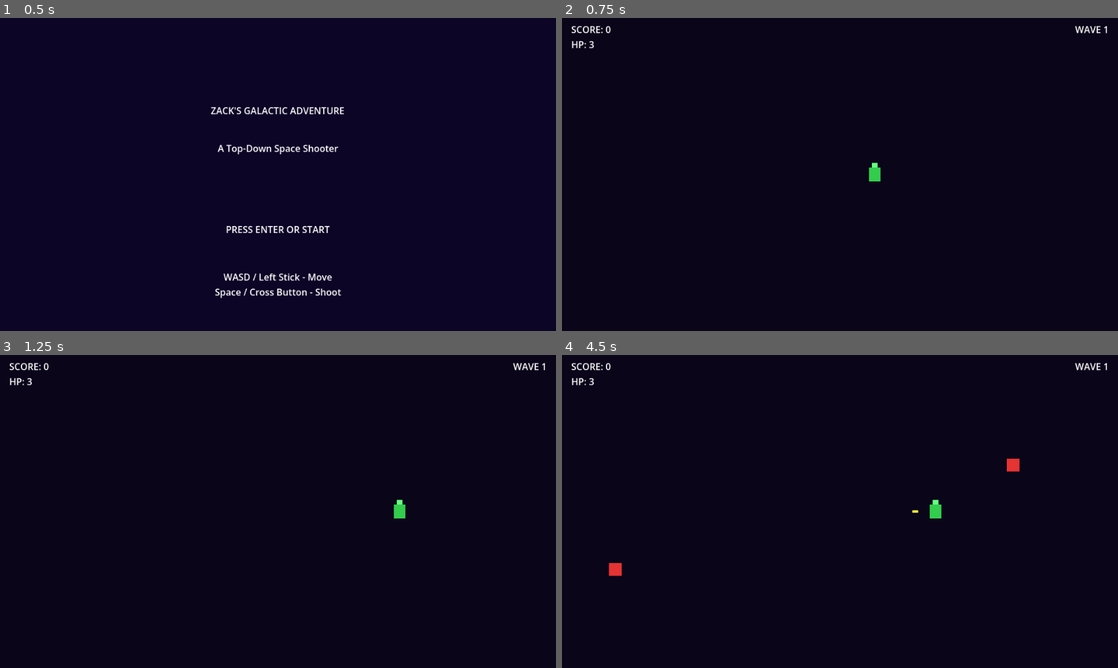
Above: before the commit, frames 1-4 (two rows, left to right).
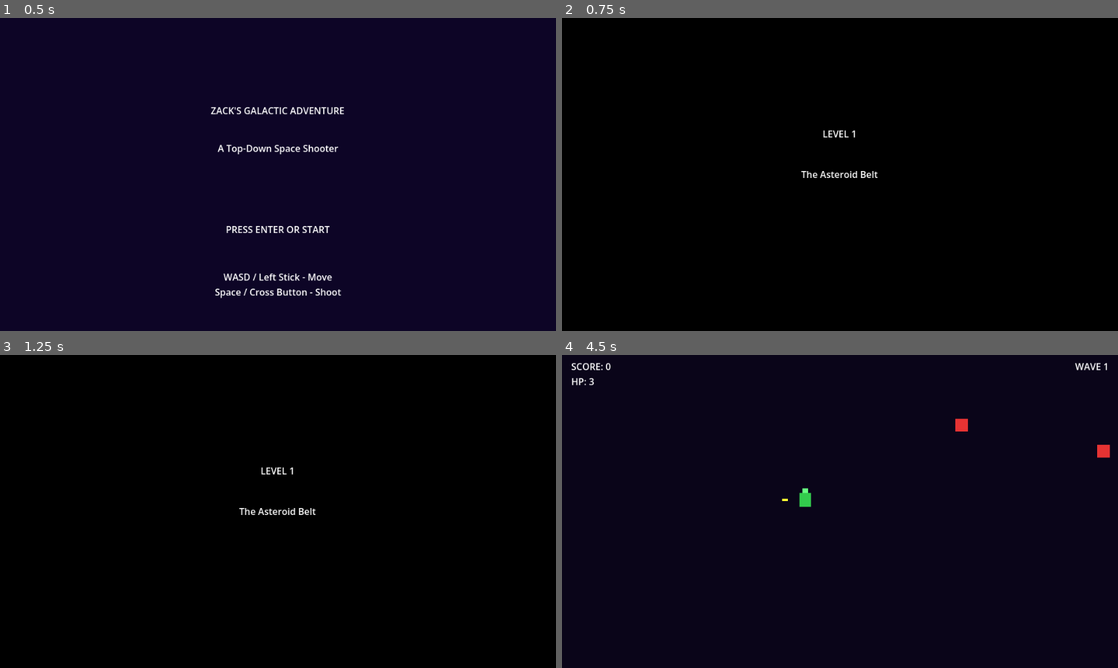
Above: after the commit, the same moments.

Repository: dhalarewich/zack
Game: Godot game, scene res://scenes/main.tscn
The game is run twice, just before and just after one commit, with the same random seed, the same clock (stepped at 60 frames per second) and the same inputs. Sound files missing from this copy of the repository are replaced by a short silence.
Inputs:
- Up to frame 1 (0.5 s): no input
- Up to frame 2 (0.75 s): tap Enter (accept) at 0.5 s; hold D (move_right) from 0.53 s (still down); hold Enter (accept) from 0.53 s (still down)
- Up to frame 3 (1.25 s): keep holding D (move_right); keep holding Enter (accept)
- Up to frame 4 (4.5 s): release D (move_right) at 1.28 s; release Enter (accept) at 1.28 s; hold S (move_down) 1.28-2.03 s; tap Space (shoot) at 1.35, 2.85, 4.35 s; hold D (move_right) 2.03-2.78 s; hold Enter (accept) 2.03-2.78 s; hold W (move_up) 2.78-3.53 s; hold Enter (accept) 3.53-4.28 s; hold A (move_left) from 3.53 s (still down)

Frame 1 is identical in both runs. In frame 2, 100% of the frame differs, in the area x 0-100%, y 0-100%; in frame 3, 100%; in frame 4, 0.6%.

Commit message:
Integrate multi-level flow into game loop
Main scene now manages: Title -> Level Intro -> Gameplay -> Boss ->
(Next Level or Victory or Game Over). Creates GameState once per game,
passes it through all screens.

Changes:
- main.gd: added LEVEL_INTRO and VICTORY screen states, level progression
- gameplay.gd: level-aware waves with per-level bonuses, boss spawning after
  final wave, dynamic music loading from LevelData, level_cleared signal
- game_state.gd: tracks current_level, advance_level(), get_level_data(),
  is_final_level(), level_completed signal
- hud.gd: added set_wave_text() for boss display
- game_over.gd/tscn: added show_victory() for win screen, unique node names
- Tests: 4 new level-related tests in test_game_state.gd,
  new test_level_registry.gd with 5 tests

https://claude.ai/code/session_01ESytYhWtti6HaUcXUc6Dyt

Diff:
--- a/game/scenes/game_over.tscn
+++ b/game/scenes/game_over.tscn
@@ -21,6 +21,7 @@
 color = Color(0.15, 0.02, 0.02, 1)
 
 [node name="GameOverLabel" type="Label" parent="."]
+unique_name_in_owner = true
 layout_mode = 1
 anchors_preset = 5
 anchor_left = 0.5
@@ -48,6 +49,7 @@
 text = "SCORE: 0"
 
 [node name="RetryLabel" type="Label" parent="."]
+unique_name_in_owner = true
 layout_mode = 1
 anchors_preset = 5
 anchor_left = 0.5
--- a/game/scripts/game_over.gd
+++ b/game/scripts/game_over.gd
@@ -6,11 +6,23 @@
 var _input_cooldown: float = 0.5
 
 @onready var _score_label: Label = %FinalScoreLabel
+@onready var _title_label: Label = %GameOverLabel
+@onready var _retry_label: Label = %RetryLabel
 
 
 func show_score(final_score: int) -> void:
 	if _score_label:
 		_score_label.text = "SCORE: " + str(final_score)
+	_input_cooldown = 0.5
+
+
+func show_victory(final_score: int) -> void:
+	if _title_label:
+		_title_label.text = "YOU WIN!"
+	if _score_label:
+		_score_label.text = "FINAL SCORE: " + str(final_score)
+	if _retry_label:
+		_retry_label.text = "PRESS ENTER TO PLAY AGAIN"
 	_input_cooldown = 0.5
 
 
--- a/game/scripts/game_state.gd
+++ b/game/scripts/game_state.gd
@@ -6,6 +6,7 @@
 signal score_changed(new_score: int)
 signal hp_changed(new_hp: int)
 signal player_died
+signal level_completed(level_number: int)
 
 const MAX_HP: int = 3
 const SCORE_PER_KILL: int = 100
@@ -13,6 +14,7 @@
 var score: int = 0
 var hp: int = MAX_HP
 var current_wave: int = 1
+var current_level: int = 1
 
 
 func add_score(amount: int = SCORE_PER_KILL) -> void:
@@ -35,7 +37,22 @@
 	current_wave += 1
 
 
+func advance_level() -> void:
+	level_completed.emit(current_level)
+	current_level += 1
+	current_wave = 1
+
+
+func is_final_level() -> bool:
+	return current_level >= LevelRegistry.get_level_count()
+
+
+func get_level_data() -> LevelData:
+	return LevelRegistry.get_level(current_level)
+
+
 func reset() -> void:
 	score = 0
 	hp = MAX_HP
 	current_wave = 1
+	current_level = 1
--- a/game/scripts/gameplay.gd
+++ b/game/scripts/gameplay.gd
@@ -1,15 +1,21 @@
 extends Node2D
 ## Main gameplay scene: manages player, enemies, bullets, and waves.
+## Supports multi-level progression: waves -> boss -> level complete.
 
 signal game_over
+signal level_cleared
 
 const BulletScene: PackedScene = preload("res://scenes/bullet.tscn")
 const EnemyScene: PackedScene = preload("res://scenes/enemy.tscn")
+const BossScene: PackedScene = preload("res://scenes/boss.tscn")
 
 var _game_state: GameState
+var _level_data: LevelData
 var _rng := RandomNumberGenerator.new()
 var _enemies_to_spawn: int = 0
 var _enemies_spawned_this_wave: int = 0
+var _boss_active: bool = false
+var _music_player: AudioStreamPlayer
 
 @onready var _player: CharacterBody2D = $Player
 @onready var _bullet_container: Node2D = $Bullets
@@ -17,32 +23,69 @@
 @onready var _spawn_timer: Timer = $SpawnTimer
 @onready var _wave_delay_timer: Timer = $WaveDelayTimer
 @onready var _hud: CanvasLayer = $HUD
+@onready var _background: ColorRect = $Background
 
 
 func setup(game_state: GameState) -> void:
 	_game_state = game_state
 	_game_state.player_died.connect(_on_player_died)
+	_level_data = _game_state.get_level_data()
 
 
 func _ready() -> void:
 	_rng.randomize()
 	if _game_state:
 		_hud.setup(_game_state)
+	if _level_data and _background:
+		_background.color = _level_data.background_color
 	_player.shoot_requested.connect(_on_player_shoot)
 	_player.player_hit.connect(_on_player_hit)
 	_spawn_timer.timeout.connect(_on_spawn_timer_timeout)
 	_wave_delay_timer.timeout.connect(_on_wave_delay_timeout)
 	_player.global_position = get_viewport_rect().size / 2.0
+	_start_music()
 	_start_wave()
+
+
+func _start_music() -> void:
+	if not _level_data or _level_data.music_path.is_empty():
+		return
+	if not ResourceLoader.exists(_level_data.music_path):
+		return
+	_music_player = AudioStreamPlayer.new()
+	_music_player.stream = load(_level_data.music_path)
+	_music_player.volume_db = -10.0
+	_music_player.autoplay = true
+	add_child(_music_player)
+	_music_player.finished.connect(_music_player.play)
 
 
 func _start_wave() -> void:
 	var wave: int = _game_state.current_wave if _game_state else 1
-	_enemies_to_spawn = WaveManager.get_enemy_count(wave)
+	var max_waves: int = _level_data.wave_count if _level_data else 5
+	if wave > max_waves:
+		_start_boss()
+		return
+	var bonus: int = _level_data.enemy_count_bonus if _level_data else 0
+	_enemies_to_spawn = WaveManager.get_enemy_count(wave) + bonus
 	_enemies_spawned_this_wave = 0
 	_spawn_timer.wait_time = WaveManager.get_spawn_delay(wave)
 	_spawn_timer.start()
 	_hud.set_wave(wave)
+
+
+func _start_boss() -> void:
+	if not _level_data or not _level_data.has_boss:
+		_on_level_cleared()
+		return
+	_boss_active = true
+	_hud.set_wave_text("BOSS!")
+	var arena_size: Vector2 = get_viewport_rect().size
+	var boss: CharacterBody2D = BossScene.instantiate()
+	boss.global_position = Vector2(arena_size.x / 2.0, 60.0)
+	boss.setup(_player, _level_data.boss_speed, _level_data.boss_hp)
+	boss.boss_destroyed.connect(_on_boss_destroyed)
+	_enemy_container.add_child(boss)
 
 
 func _on_spawn_timer_timeout() -> void:
@@ -58,10 +101,11 @@
 func _spawn_enemy() -> void:
 	var arena_size: Vector2 = get_viewport_rect().size
 	var wave: int = _game_state.current_wave if _game_state else 1
+	var speed_bonus: float = _level_data.enemy_speed_bonus if _level_data else 0.0
 	var pos: Vector2 = EnemySpawner.get_spawn_position(arena_size, _rng, _player.global_position)
 	var enemy: CharacterBody2D = EnemyScene.instantiate()
 	enemy.global_position = pos
-	enemy.setup(_player, WaveManager.get_enemy_speed(wave))
+	enemy.setup(_player, WaveManager.get_enemy_speed(wave) + speed_bonus)
 	enemy.enemy_destroyed.connect(_on_enemy_destroyed)
 	_enemy_container.add_child(enemy)
 
@@ -83,7 +127,22 @@
 	_check_wave_complete()
 
 
+func _on_boss_destroyed(points: int) -> void:
+	_boss_active = false
+	if _game_state:
+		_game_state.add_score(points)
+	_on_level_cleared()
+
+
+func _on_level_cleared() -> void:
+	if _music_player:
+		_music_player.stop()
+	level_cleared.emit()
+
+
 func _check_wave_complete() -> void:
+	if _boss_active:
+		return
 	if _enemy_container.get_child_count() <= 0 and _enemies_spawned_this_wave >= _enemies_to_spawn:
 		if _game_state:
 			_game_state.advance_wave()
@@ -95,4 +154,6 @@
 
 
 func _on_player_died() -> void:
+	if _music_player:
+		_music_player.stop()
 	game_over.emit()
--- a/game/scripts/hud.gd
+++ b/game/scripts/hud.gd
@@ -20,6 +20,11 @@
 		_wave_label.text = "WAVE " + str(wave)
 
 
+func set_wave_text(text: String) -> void:
+	if _wave_label:
+		_wave_label.text = text
+
+
 func _update_all() -> void:
 	if _game_state:
 		_on_score_changed(_game_state.score)
--- a/game/scripts/main.gd
+++ b/game/scripts/main.gd
@@ -1,10 +1,12 @@
 extends Node
-## Root scene: manages screen transitions (Title -> Playing -> GameOver).
+## Root scene: manages screen transitions with multi-level support.
+## Flow: Title -> Level Intro -> Gameplay -> (Level Clear -> Next Intro... or Game Over)
 ## Creates GameState and passes it to child scenes — no autoloads.
 
-enum Screen { TITLE, PLAYING, GAME_OVER }
+enum Screen { TITLE, LEVEL_INTRO, PLAYING, GAME_OVER, VICTORY }
 
 const TitleScene: PackedScene = preload("res://scenes/title_screen.tscn")
+const LevelIntroScene: PackedScene = preload("res://scenes/level_intro.tscn")
 const GameplayScene: PackedScene = preload("res://scenes/gameplay.tscn")
 const GameOverScene: PackedScene = preload("res://scenes/game_over.tscn")
 
@@ -21,18 +23,50 @@
 	_clear_current_scene()
 	_current_screen = Screen.TITLE
 	var title: Control = TitleScene.instantiate()
-	title.start_game.connect(_start_game)
+	title.start_game.connect(_start_new_game)
 	_set_scene(title)
 
 
-func _start_game() -> void:
+func _start_new_game() -> void:
+	_game_state = GameState.new()
+	_show_level_intro()
+
+
+func _show_level_intro() -> void:
+	_clear_current_scene()
+	_current_screen = Screen.LEVEL_INTRO
+	var intro: Control = LevelIntroScene.instantiate()
+	intro.setup(_game_state.get_level_data())
+	intro.intro_finished.connect(_start_level)
+	_set_scene(intro)
+
+
+func _start_level() -> void:
 	_clear_current_scene()
 	_current_screen = Screen.PLAYING
-	_game_state = GameState.new()
 	var gameplay: Node2D = GameplayScene.instantiate()
 	gameplay.setup(_game_state)
 	gameplay.game_over.connect(_show_game_over)
+	gameplay.level_cleared.connect(_on_level_cleared)
 	_set_scene(gameplay)
+
+
+func _on_level_cleared() -> void:
+	if _game_state.is_final_level():
+		_show_victory()
+	else:
+		_game_state.advance_level()
+		_show_level_intro()
+
+
+func _show_victory() -> void:
+	_clear_current_scene()
+	_current_screen = Screen.VICTORY
+	# Reuse GameOver scene but with victory messaging.
+	var victory_screen: Control = GameOverScene.instantiate()
+	victory_screen.show_victory(_game_state.score)
+	victory_screen.retry_game.connect(_start_new_game)
+	_set_scene(victory_screen)
 
 
 func _show_game_over() -> void:
@@ -40,7 +74,7 @@
 	_current_screen = Screen.GAME_OVER
 	var game_over_screen: Control = GameOverScene.instantiate()
 	game_over_screen.show_score(_game_state.score)
-	game_over_screen.retry_game.connect(_start_game)
+	game_over_screen.retry_game.connect(_start_new_game)
 	_set_scene(game_over_screen)
 
 
--- a/game/tests/test_game_state.gd
+++ b/game/tests/test_game_state.gd
@@ -66,3 +66,33 @@
 	assert_eq(state.current_wave, 2, "Wave should be 2 after advancing once")
 	state.advance_wave()
 	assert_eq(state.current_wave, 3, "Wave should be 3 after advancing twice")
+
+
+func test_initial_level() -> void:
+	var state := GameState.new()
+	assert_eq(state.current_level, 1, "Initial level should be 1")
+
+
+func test_advance_level_increments_and_resets_wave() -> void:
+	var state := GameState.new()
+	state.advance_wave()
+	state.advance_wave()
+	assert_eq(state.current_wave, 3, "Wave should be 3 before level advance")
+	state.advance_level()
+	assert_eq(state.current_level, 2, "Level should be 2 after advancing")
+	assert_eq(state.current_wave, 1, "Wave should reset to 1 on new level")
+
+
+func test_get_level_data_returns_valid() -> void:
+	var state := GameState.new()
+	var data: LevelData = state.get_level_data()
+	assert_not_null(data, "Level data should not be null")
+	assert_eq(data.level_number, 1, "First level data should be level 1")
+
+
+func test_reset_restores_level() -> void:
+	var state := GameState.new()
+	state.advance_level()
+	state.advance_level()
+	state.reset()
+	assert_eq(state.current_level, 1, "Level should reset to 1")
--- /dev/null
+++ b/game/tests/test_level_registry.gd
@@ -0,0 +1,31 @@
+extends GutTest
+## Tests for LevelRegistry and LevelData.
+
+
+func test_level_count_at_least_one() -> void:
+	assert_gt(LevelRegistry.get_level_count(), 0, "Should have at least 1 level")
+
+
+func test_all_levels_have_names() -> void:
+	for i: int in range(1, LevelRegistry.get_level_count() + 1):
+		var data: LevelData = LevelRegistry.get_level(i)
+		assert_ne(data.level_name, "", "Level %d should have a name" % i)
+
+
+func test_all_levels_have_waves() -> void:
+	for i: int in range(1, LevelRegistry.get_level_count() + 1):
+		var data: LevelData = LevelRegistry.get_level(i)
+		assert_gt(data.wave_count, 0, "Level %d should have at least 1 wave" % i)
+
+
+func test_level_numbers_are_sequential() -> void:
+	for i: int in range(1, LevelRegistry.get_level_count() + 1):
+		var data: LevelData = LevelRegistry.get_level(i)
+		assert_eq(data.level_number, i, "Level data number should match index")
+
+
+func test_out_of_bounds_clamps() -> void:
+	var data: LevelData = LevelRegistry.get_level(999)
+	assert_not_null(data, "Out-of-bounds level should return clamped data")
+	var last: LevelData = LevelRegistry.get_level(LevelRegistry.get_level_count())
+	assert_eq(data.level_name, last.level_name, "Should clamp to last level")
